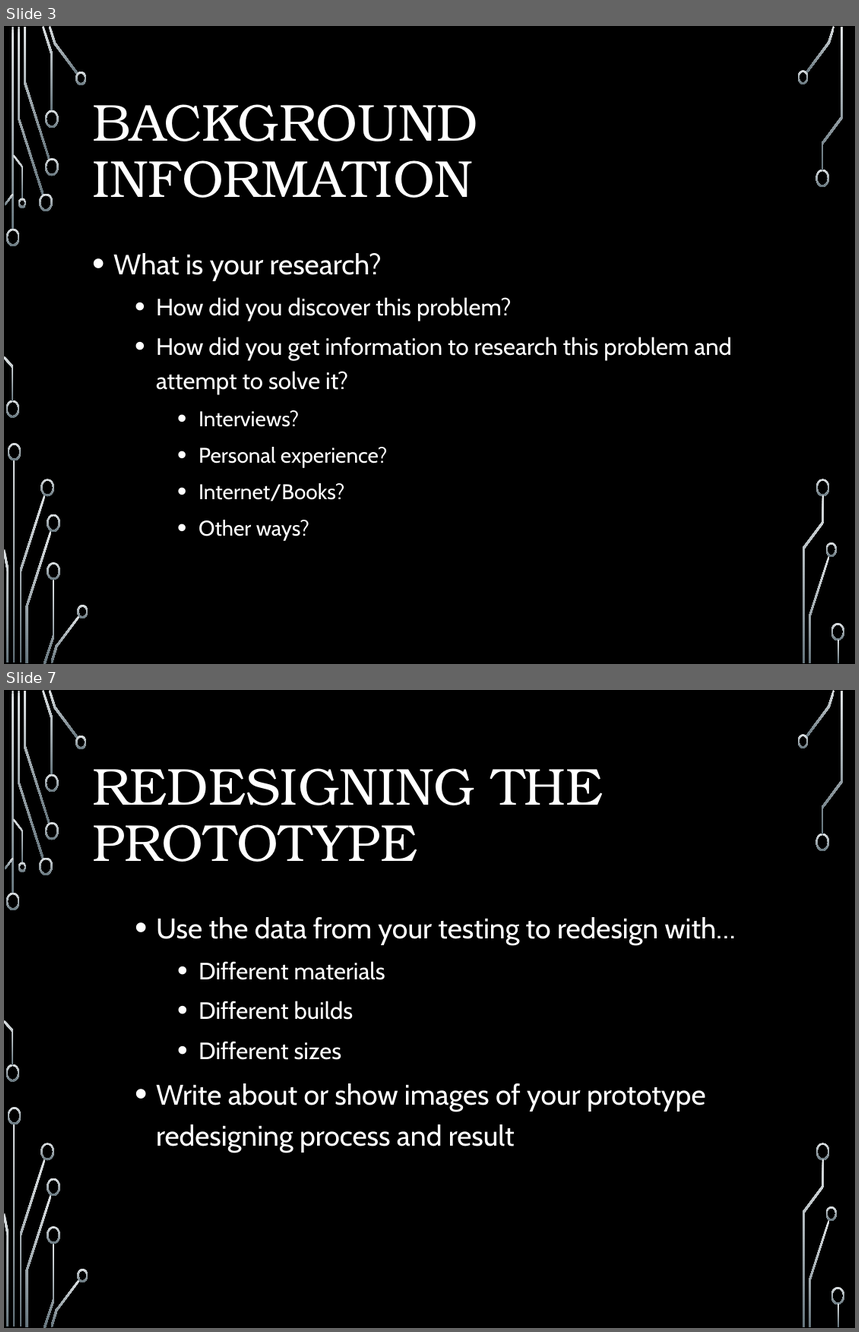
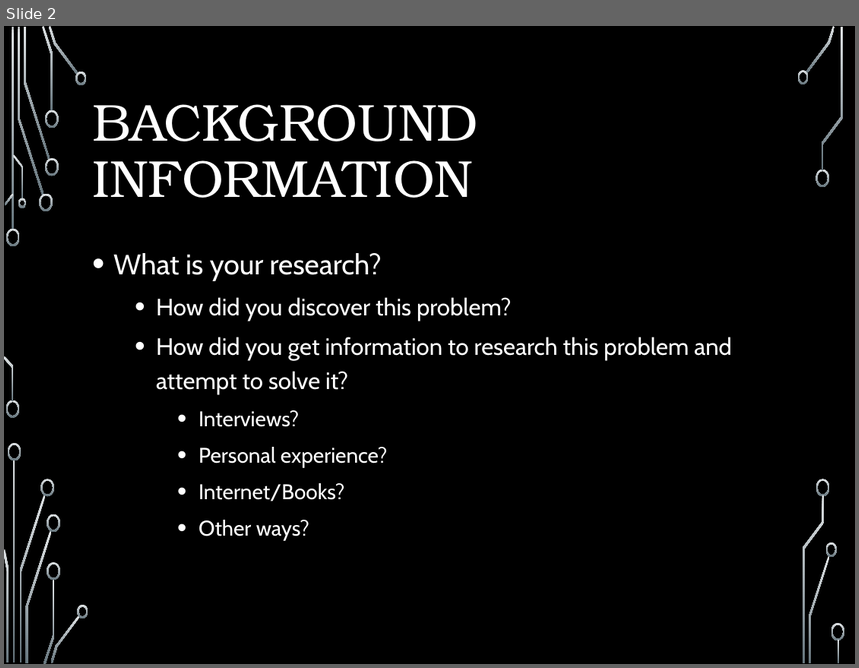
Before and after one commit to yasenstar/ontology-pizza-cn, a slide deck: 使用Protégé建立pizza本体模型.pptx. Shown one above the other, each under a label of ours: slides 3 and 7 before the commit, slide 2 after it; the slides between them are not shown. The pictures are 859x1332 and 859x668 pixels, drawn with LibreOffice and Linux fonts; fonts in the diff are those of the drawing; background and template pictures are left out. Boxes give left, top, right and bottom in pixels: in the first picture for what was removed or moved away, otherwise in the second. Text is boxed around its words. In the diff, an @@ line names an element or a change of style, - is before the commit and + after.

```diff
--- a/使用Protégé建立pizza本体模型.pptx
+++ b/使用Protégé建立pizza本体模型.pptx
@@ slide 7 removed at <box>4,690,855,1328</box>, background picture (left out); not listed: 36 template elements that a slide beside it also shows @@
@@ title removed at <box>92,768,603,862</box> @@
-REDESIGNING THE PROTOTYPE
@@ text removed at <box>156,917,736,1152</box> @@
-  • Use the data from your testing to redesign with…
-    • Different materials
-    • Different builds
-    • Different sizes
-  • Write about or show images of your prototype redesigning process and result
@@ what was slide 3 is now slide 2 @@
```
Also in this commit, not shown: 5 other slides removed.
